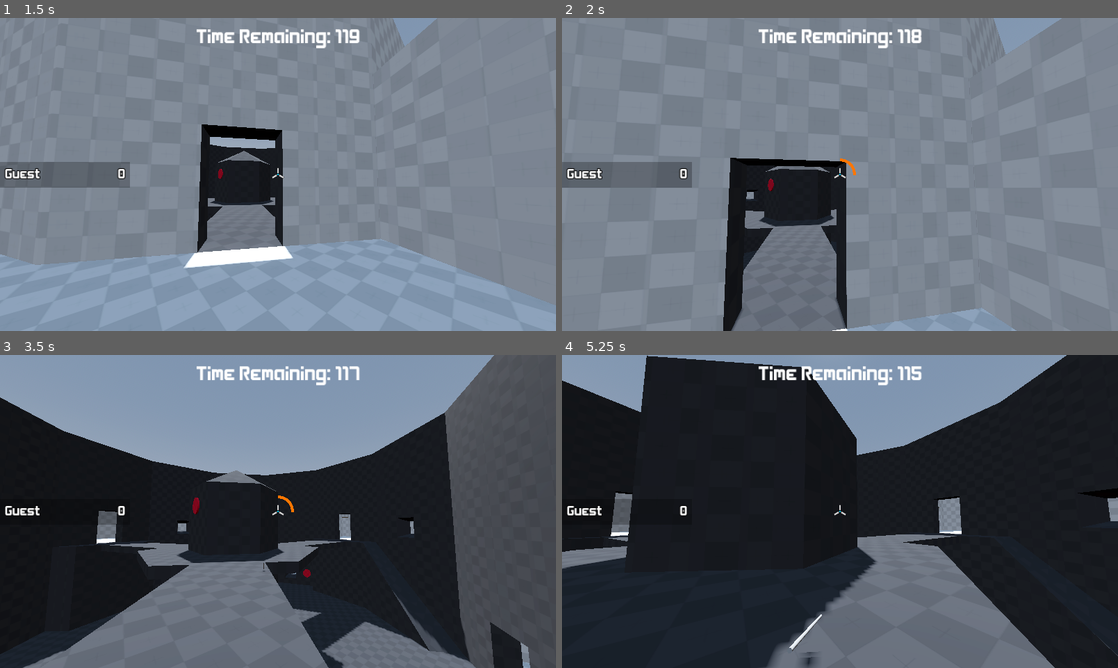
Above: before the commit, frames 1-4 (two rows, left to right).
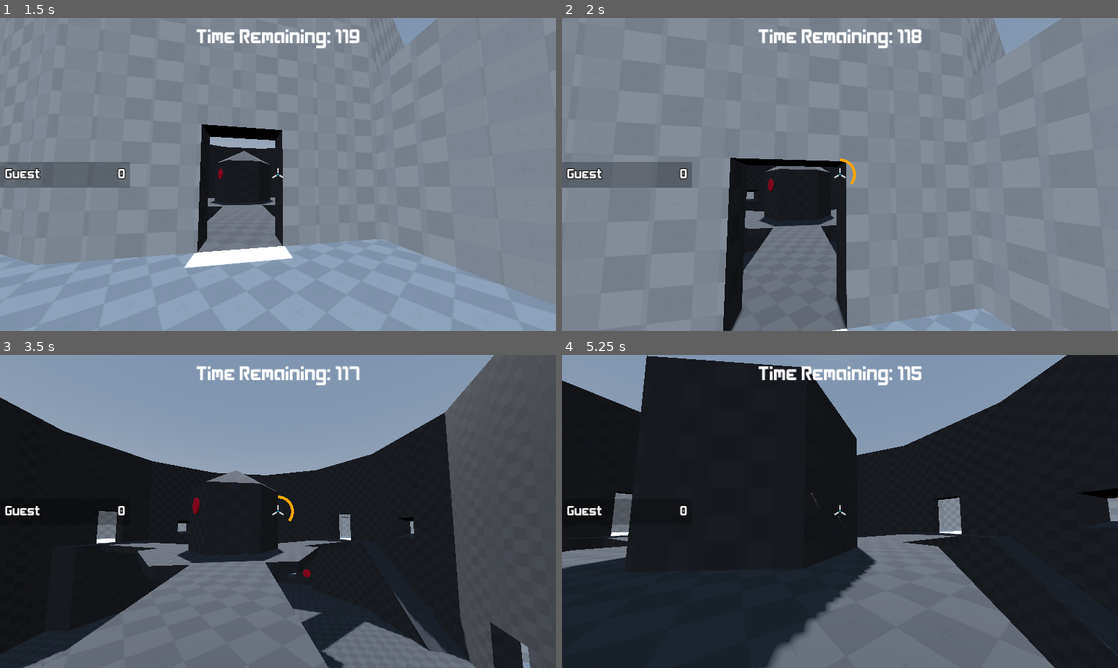
Above: after the commit, the same moments.

Repository: kdreese/godot-3D-shooter-project
Game: Godot game, scene res://src/states/menus/menu.tscn
Same seed, same stepped clock (60 frames per second), same inputs: the game is played once before the commit and once after it.
Inputs (mouse positions are in pixels of both pictures, inside the frame that each line leads up to):
- Up to frame 1 (1.5 s): click "Free Play" at 0.5 s; move the mouse to (305, 174) at 1.27 s; press the mouse at (305, 174) at 1.28 s; hold W (move_forwards) from 1.28 s (still down)
- Up to frame 2 (2 s): keep holding W (move_forwards); tap Space (jump) at 1.52 s
- Up to frame 3 (3.5 s): keep holding W (move_forwards); move the mouse to (250, 511) at 2.02 s; release the mouse at (250, 511) at 2.03 s; right-click (250, 511) at 2.1 s; tap Space (jump) at 2.27 s; click (250, 511) at 2.3 s; move the mouse to (289, 505) at 2.77 s; press the mouse at (289, 505) at 2.78 s
- Up to frame 4 (5.25 s): keep holding W (move_forwards); move the mouse to (834, 517) at 3.52 s; release the mouse at (834, 517) at 3.53 s; click (834, 517) at 3.6 s; tap Space (jump) at 3.77, 4.52 s; move the mouse to (878, 514) at 4.27 s; hold Right mouse button (melee_attack) 4.28-5.03 s; click (878, 514) at 4.55 s; move the mouse to (795, 508) at 5.02 s; click (795, 508) at 5.1 s

Frame 1 is identical in both runs. In frame 2, less than 0.1% of the frame differs, in the area x 50-53%, y 44-54%; in frame 3, less than 0.1%; in frame 4, 0.2%, in the area x 40-51%, y 44-100%.

Commit message:
various constant tweaks.

Diff:
--- a/src/objects/player.gd
+++ b/src/objects/player.gd
@@ -13,11 +13,11 @@
 const MOVE_SPEED = 5.0
 const DRAWBACK_SPEED_MOD = 0.3
 const JUMP_POWER = 5.0
-const RESPAWN_TIME = 3.0
-const IFRAME_TIME = 1.0
+const RESPAWN_TIME = 5.0
+const IFRAME_TIME = 2.5
 const FOOTSTEP_OFFSET = 1.5
 const DRAWBACK_MIN = 0.25
-const DRAWBACK_MAX = 2.0
+const DRAWBACK_MAX = 1.5
 const QUIVER_CAPACITY = 1
 const DRAWBACK_FOV_OFFSET = -30
 
--- a/src/states/game.gd
+++ b/src/states/game.gd
@@ -2,7 +2,8 @@
 
 # Player won't spawn at the current point if another player is within radius
 const SPAWN_DISABLE_RADIUS := 3
-const SHOT_SPEED := 50.0
+const MIN_SHOT_SPEED = 5.0
+const SHOT_SPEED := 45.0
 const MAX_ARROWS_LOADED := 30
 const DRAWBACK_INDICATOR_START_SIZE := Vector2(0.0, 10.0)
 const DRAWBACK_INDICATOR_FINAL_SIZE := Vector2(60.0, 10.0)
@@ -293,7 +294,8 @@
 	new_arrow.archer = $Players.get_node(id)
 	var player_head := new_arrow.archer.get_node("Head") as Node3D
 	new_arrow.transform = player_head.get_global_transform()
-	new_arrow.velocity = player_head.get_global_transform().basis.z.normalized() * -SHOT_SPEED * power
+	var shot_speed := SHOT_SPEED * power + MIN_SHOT_SPEED
+	new_arrow.velocity = player_head.get_global_transform().basis.z.normalized() * -shot_speed
 	arrows.add_child(new_arrow)
 	if arrows.get_child_count() > MAX_ARROWS_LOADED:
 		arrows.get_child(0).queue_free()
